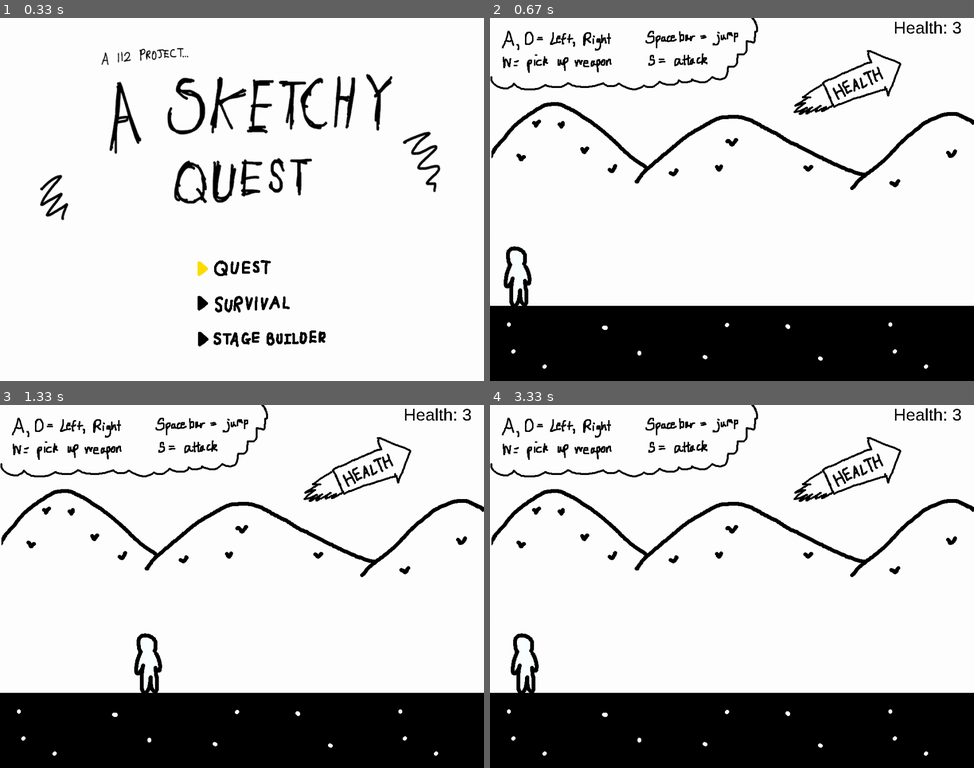
Above: before the commit, frames 1-4 (two rows, left to right).
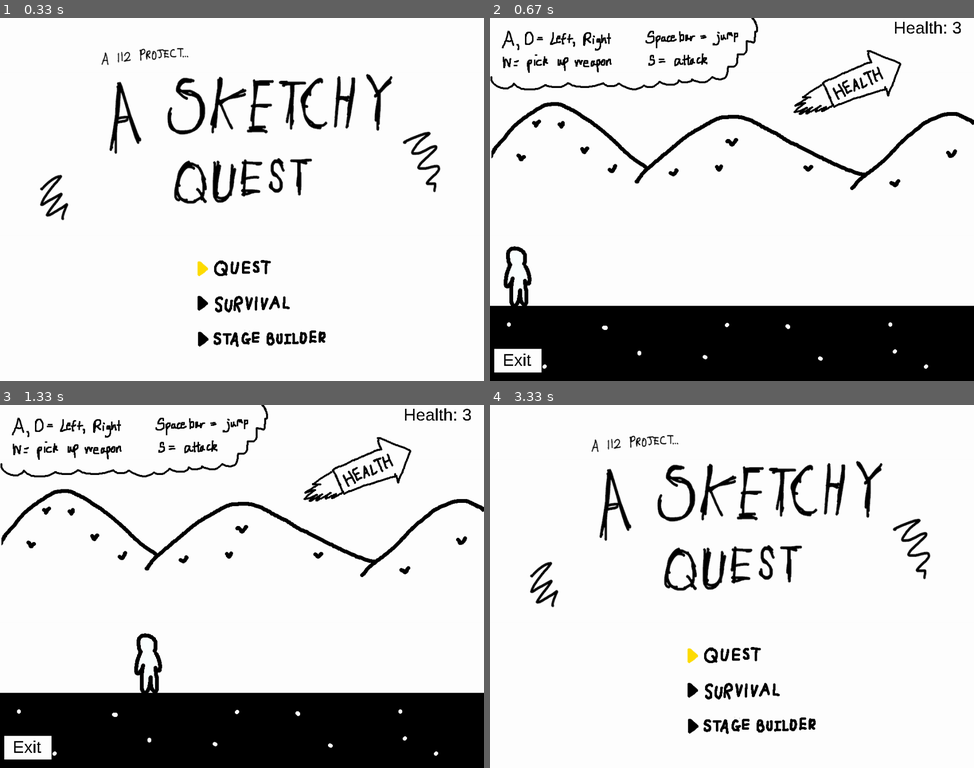
Above: after the commit, the same moments.

Repository: Piratach/A-Sketchy-Quest
Game: pygame game, started from run.py
The game is run twice, just before and just after one commit, with the same random seed, the same clock (stepped at 60 frames per second) and the same inputs.
Inputs (mouse positions are in pixels of both pictures, inside the frame that each line leads up to):
- Up to frame 1 (0.33 s): no input
- Up to frame 2 (0.67 s): tap Enter at 0.33 s
- Up to frame 3 (1.33 s): click (396, 575) at 0.72 s; hold D from 1 s (still down)
- Up to frame 4 (3.33 s): release D at 1.47 s; hold D 1.5-1.97 s; hold A 2-2.53 s; hold A 2.57-2.97 s; click (519, 746) at 3.05 s, where only the run after the commit has a clickable "Exit"

Frame 1 is identical in both runs. In frame 2, 0.6% of the frame differs, in the area x 0-11%, y 91-98%; in frame 3, 0.6%; in frame 4, 29%, in the area x 0-100%, y 0-100%.

Commit message:
QoL changes, added exit button + reset after game over

Diff:
--- a/run.py
+++ b/run.py
@@ -32,17 +32,14 @@
 
 # please play with music!!
 
-
 font = pygame.font.SysFont("arial", 36)
 font2 = pygame.font.SysFont("arial", 72)
 
-
 pygame.init()
 
 
 def getDistance(point1, point2):
     return ((point1[0] - point2[0])**2 + (point1[1] - point2[1])**2)**0.5
-
 
 def isCircle(tempPoints):
     # check for
@@ -61,7 +58,6 @@
                 # at least 10 such points must be close to one another
                 return [True, tempPoints[i]]
     return [False]
-
 
 def isCorner(tempPoints):
     # this function doesn't actually count the number of corners
@@ -90,7 +86,6 @@
                     pass
     return numCorner
 
-
 def isBlock(tempPoints):
     if len(tempPoints) < 20:
         return [False]
@@ -100,13 +95,11 @@
         # tempPoints[0], (tempPoints[0] + 100, tempPoints[1] + 300)]
         return [True, tempPoints[0]]
 
-
 def withinBounds(tempPoints):
     for i in range(len(tempPoints)):
         if tempPoints[i][1] > 600:
             return False
     return True
-
 
 def saveStage():
     f = open("states/saveState.txt", "w")
@@ -125,7 +118,6 @@
                         monster.velocityX, "play stage"]) + "\n")
     f.close()
 
-
 def overwrite(filename):
     if filename == "states/highscore.txt":
         f = open(filename, "w")
@@ -144,7 +136,6 @@
     velocity = int(lst[3])
     stage = lst[4][:-2]  # ignore the ] and \n
     return [location, radius, velocity, stage]
-
 
 def convertToTuple(s):
     # used to convert strings in .txt files back into a tuple
@@ -164,6 +155,7 @@
 
 
 class SketchyQuest(PygameGame):
+
     def __init__(self):
         # screen
         self.title = "A Sketchy Quest"
@@ -319,10 +311,30 @@
         self.gameOverScreen = pygame.image.load("stages/game_over.png")
         self.gameOverScreenRect = self.gameOverScreen.get_rect()
 
+    # for resetting after game over
+    def reset(self):
+        allMonsters.empty()
+        allObstacles.empty()
+        self.__init__()
+        self.tempPoints = []
+
     def mousePressed(self, x, y):
         # no mousePressed is needed for title screen
         if self.gameState != "start" and self.gameState != "high scores" and \
                 self.gameState != "edit stage":
+
+            # exit button
+            if self.gameState != "play stage":
+                if 9 <= x < 109 and 700 <= y < 750:
+                    if self.gameState == "survival":
+                        self.reset()
+                        self.title1 = False
+                        self.title21 = True
+                    else:
+                        self.reset()
+                    return
+
+            # drawing
             self.tempPoints += [(x, y)]
             if self.gameState == "play stage":
                 # exit!
@@ -456,6 +468,7 @@
 
                 except:
                     pass
+
             else:
                 self.tempPoints = []
 
@@ -467,8 +480,7 @@
                 rubble = Obstacles("sprites/rubble.png",
                                    (self.tempPoints[0][0]
                                     - 300 + self.scrollX,  # to offset rect.left
-                                    self.tempPoints[0][1])
-                                   )
+                                    self.tempPoints[0][1]))
                 obstaclesAdded.add(rubble)
                 self.tempPoints = []
             else:
@@ -623,6 +635,9 @@
             if currKey == "return":
                 self.gameState = "start"
                 self.title22 = True
+        elif self.gameState == "Game Over" or self.gameState == "dead":
+            if currKey == "r":
+                self.reset()
 
         # for the game screen
         elif self.gameState != "title" and self.gameState != "high scores" \
@@ -1052,6 +1067,13 @@
                         # from final fantasy III
                         # pygame.mixer.music.play(1)
                         self.music = 7
+
+            # exit button
+            pygame.draw.rect(screen, black, (9, 700, 100, 50), 8)
+            self.screen.fill(white, (9, 700, 100, 50))
+            exitGame = font.render("Exit", False, black)
+            self.screen.blit(exitGame, (27, 703))
+
 
         elif self.gameState == "credits":
             self.screen.blit(self.creditsScreen, self.creditsScreenRect)
@@ -1204,6 +1226,11 @@
                 self.mainChar.attackAnimation()
             self.mainChar.charDisplay()
 
+            pygame.draw.rect(screen, black, (9, 700, 100, 50), 8)
+            self.screen.fill(white, (9, 700, 100, 50))
+            exitGame = font.render("Exit", False, black)
+            self.screen.blit(exitGame, (27, 703))
+
         elif self.gameState == "dead":
             screen.fill(black)
             totalKills = "Total Kills: " + str(self.monstersKilled)
